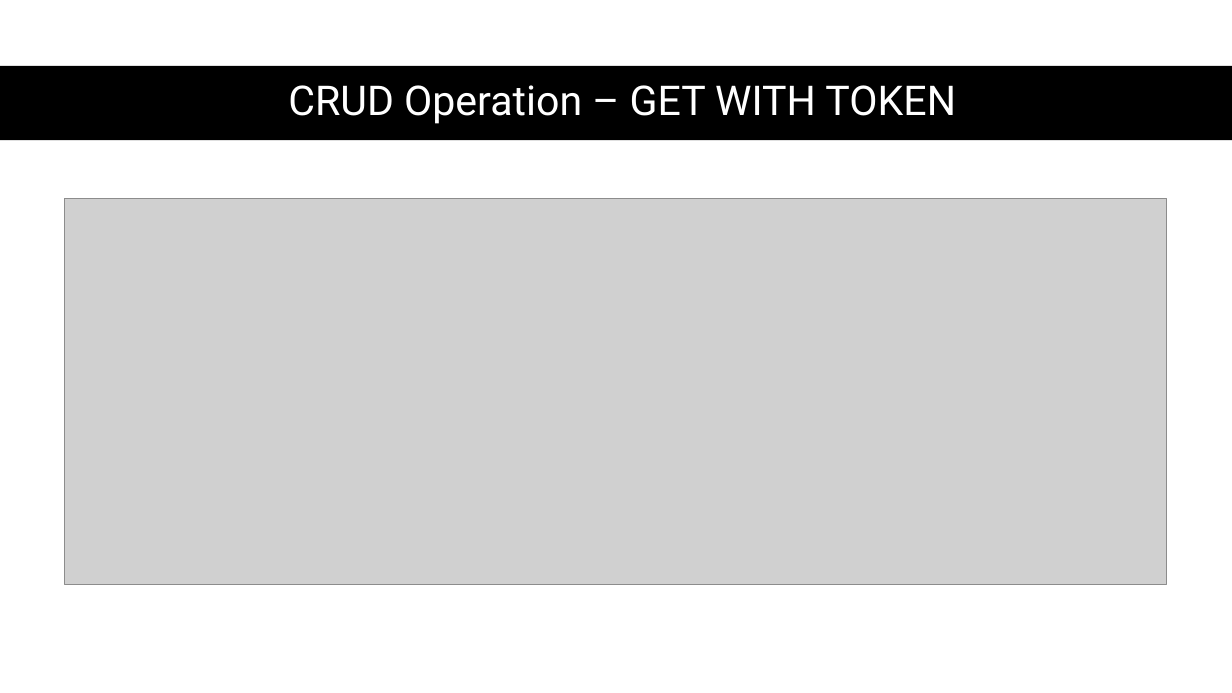
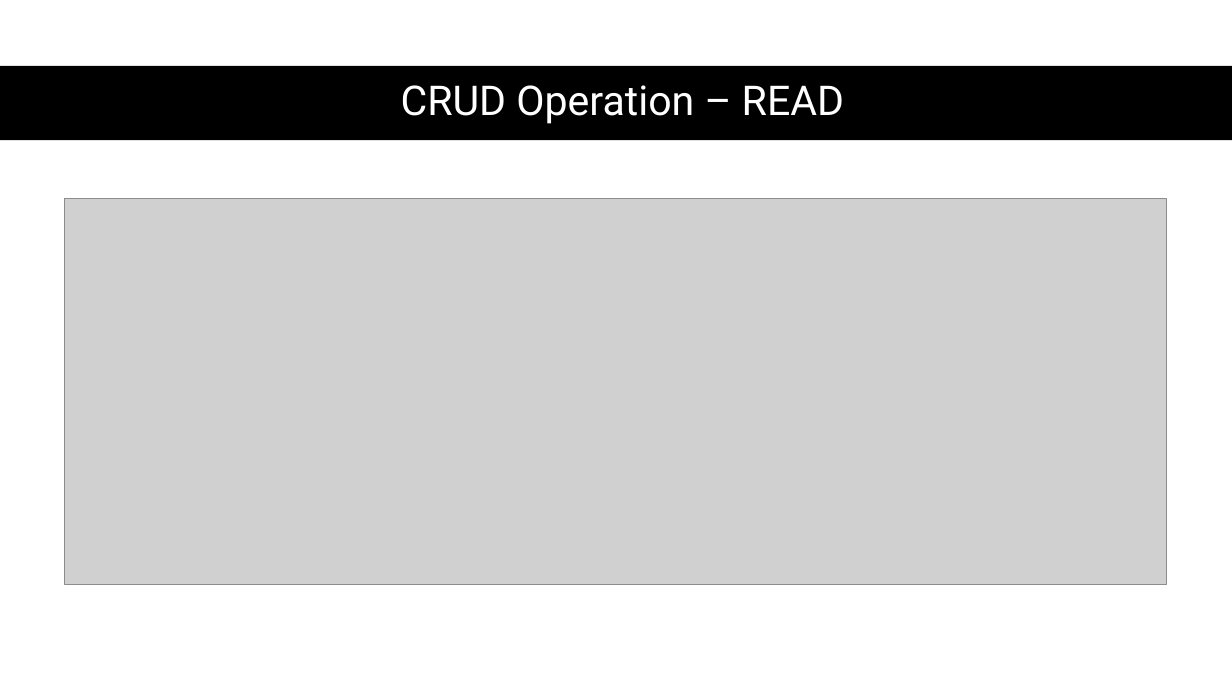
Before and after one commit to Buyantugs/cs489-project, a slide deck: slide 9 of docs/Presentation1.pptx. Drawn at 1232x693 pixels with LibreOffice and Linux fonts; fonts in the diff are those of the drawing; grey boxes stand for pictures. Boxes give left, top, right and bottom in pixels: in the first picture for what was removed or moved away, otherwise in the second. Text is boxed around its words. In the diff, an @@ line names an element or a change of style, - is before the commit and + after.

```diff
--- a/docs/Presentation1.pptx
+++ b/docs/Presentation1.pptx
@@ title at (x1=401, y1=85, x2=844, y2=124): text changed @@
-CRUD Operation – GET WITH TOKEN
+CRUD Operation – READ
```
Also in this commit, not shown: 3 other slides changed, 2 slides added, 3 other files.
